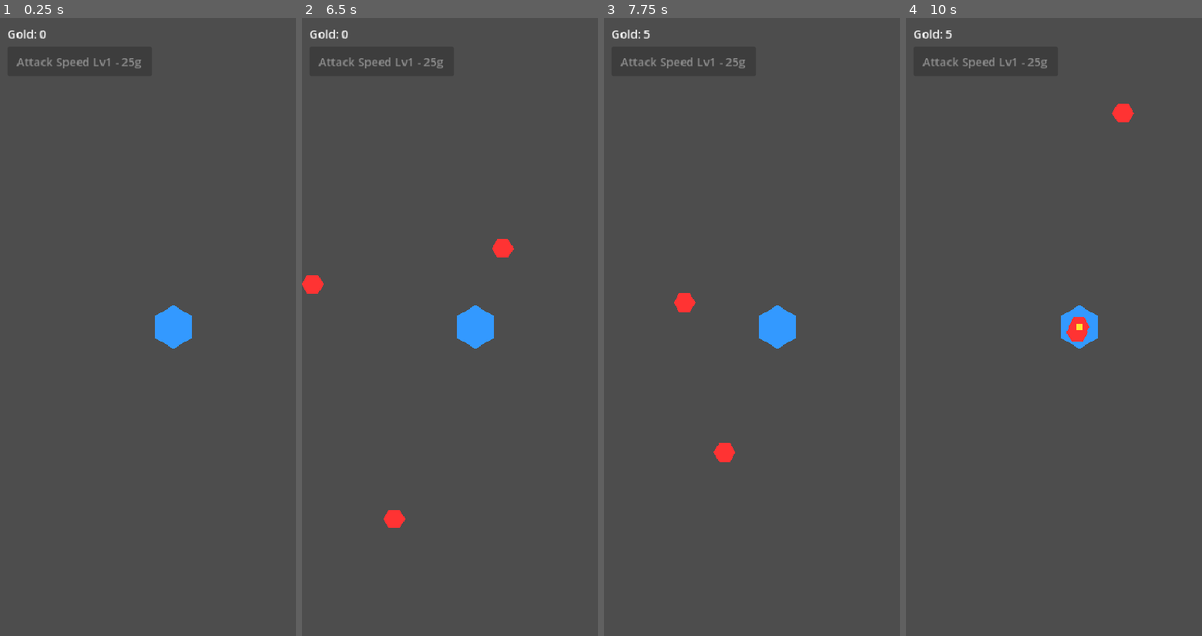
Above: before the commit, frames 1-4 (left to right).
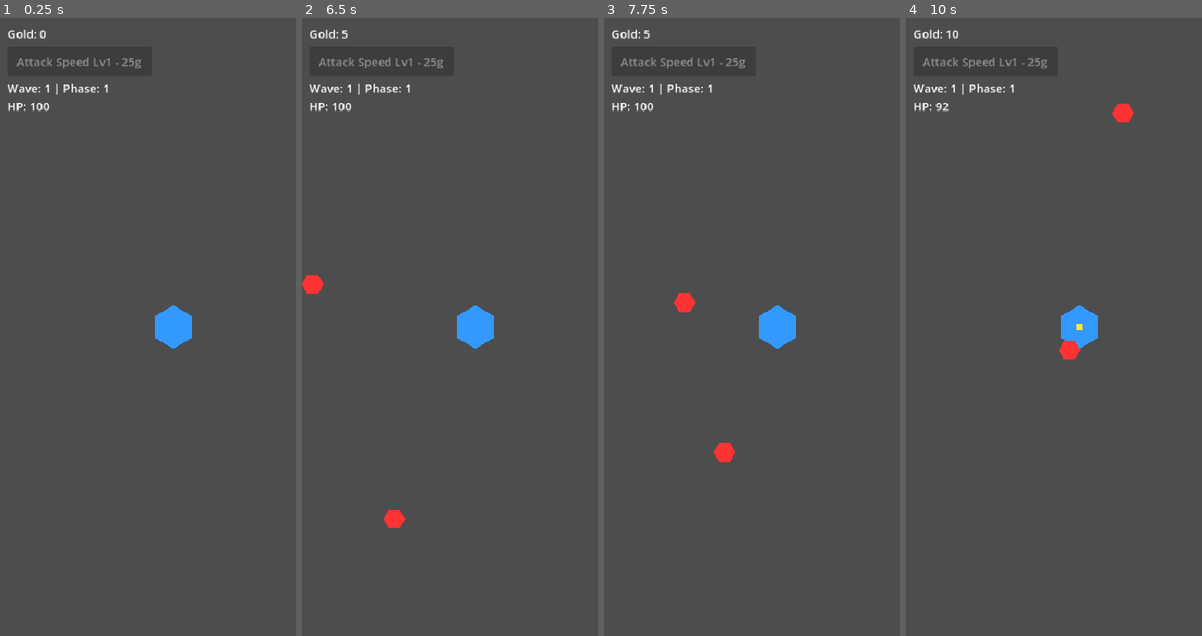
Above: after the commit, the same moments.

Repository: elydarstudio/Base_Defence
Game: Godot game, scene res://main.tscn
Same seed, same stepped clock (60 frames per second), same inputs: the game is played once before the commit and once after it.
Inputs:
- Up to frame 1 (0.25 s): no input
- Up to frame 2 (6.5 s): tap Enter at 0.5, 2 s; tap Space at 1.25 s
- Up to frame 3 (7.75 s): no input
- Up to frame 4 (10 s): no input

The runs differ from the first frame. In frame 1, 0.3% of the frame differs, in the area x 2-37%, y 10-16%; in frame 2, 0.5%; in frame 3, 0.3%; in frame 4, 0.7%, in the area x 2-62%, y 2-56%.

Commit message:
step 5: wave counter, phase tracker, death state, game over screen, melee enemy behavior

Diff:
--- a/base-defence/Scripts/base.gd
+++ b/base-defence/Scripts/base.gd
@@ -1,6 +1,6 @@
 extends Area2D
 
-@export var fire_rate: float = 1.0       # shots per second
+@export var fire_rate: float = 1.0
 @export var bullet_speed: float = 400.0
 @export var bullet_damage: float = 10.0
 @export var detection_radius: float = 250.0
@@ -8,19 +8,22 @@
 var fire_timer: float = 0.0
 var bullet_scene: PackedScene
 
+var max_health: float = 100.0
+var health: float = 100.0
+var main_node: Node = null
+
 func _ready():
-	position = Vector2(240, 427)  # center of 480x854 screen
+	position = Vector2(240, 427)
 	_draw_base()
 
 func _draw_base():
 	var poly = $Visual
-	# Hexagon shape
 	var points = PackedVector2Array()
 	for i in 6:
 		var angle = deg_to_rad(60 * i - 30)
 		points.append(Vector2(cos(angle), sin(angle)) * 30)
 	poly.polygon = points
-	poly.color = Color(0.2, 0.6, 1.0)  # blue
+	poly.color = Color(0.2, 0.6, 1.0)
 
 func _process(delta):
 	fire_timer += delta
@@ -50,5 +53,17 @@
 			nearest = e
 	return nearest
 
+func take_damage(amount: float):
+	health -= amount
+	if main_node != null:
+		main_node.update_health_ui(health)
+	if health <= 0:
+		if main_node != null:
+			main_node.trigger_game_over()
+
+
 func set_bullet_scene(scene: PackedScene):
 	bullet_scene = scene
+
+func set_main(main: Node):
+	main_node = main
--- a/base-defence/Scripts/enemy.gd
+++ b/base-defence/Scripts/enemy.gd
@@ -1,10 +1,16 @@
 extends Area2D
 
 var speed: float = 80.0
-var health: float = 30.0
+var health: float = 15.0
 var base_node: Node2D = null
 var main_node: Node = null
 var currency_value: int = 5
+
+var attack_timer: float = 1.4
+var attack_interval: float = 1.5
+var attack_damage: float = 8.0
+var attack_range: float = 35.0
+var is_attacking: bool = false
 
 func _ready():
 	add_to_group("enemies")
@@ -22,8 +28,21 @@
 func _process(delta):
 	if base_node == null:
 		return
-	var dir = global_position.direction_to(base_node.global_position)
-	global_position += dir * speed * delta
+	var dist = global_position.distance_to(base_node.global_position)
+	if dist > attack_range:
+		# Walk toward base
+		is_attacking = false
+		var dir = global_position.direction_to(base_node.global_position)
+		global_position += dir * speed * delta
+	else:
+		# In range — stop and attack
+		is_attacking = true
+		attack_timer += delta
+		if attack_timer >= attack_interval:
+			attack_timer = 0.0
+			base_node.take_damage(attack_damage)
+			if main_node != null:
+				main_node.update_health_ui(base_node.health)
 
 func take_damage(amount: float):
 	health -= amount
--- a/base-defence/Scripts/main.gd
+++ b/base-defence/Scripts/main.gd
@@ -8,18 +8,27 @@
 
 var currency: int = 0
 
-# Upgrade tracking
 var attack_speed_level: int = 0
 var attack_speed_cost: int = 25
 var attack_speed_max: int = 10
+
+var wave: int = 1
+var enemies_this_wave: int = 0
+var enemies_per_wave: int = 10
+var enemies_killed: int = 0
+var phase: int = 1
+var game_over: bool = false
 
 func _ready():
 	bullet_scene = preload("res://Scenes/Projectile.tscn")
 	enemy_scene = preload("res://Scenes/Enemy.tscn")
 	$Base.set_bullet_scene(bullet_scene)
+	$Base.set_main(self)
 	_update_ui()
 
 func _process(delta):
+	if game_over:
+		return
 	spawn_timer += delta
 	if spawn_timer >= spawn_interval:
 		spawn_timer = 0.0
@@ -30,13 +39,41 @@
 	add_child(e)
 	e.setup($Base, self)
 	e.global_position = _random_edge_position()
+	enemies_this_wave += 1
 
 func add_currency(amount: int):
 	currency += amount
+	enemies_killed += 1
+	_check_wave_complete()
 	_update_ui()
+
+func _check_wave_complete():
+	if enemies_killed >= enemies_per_wave * wave:
+		wave += 1
+		if wave > 20:
+			wave = 1
+			phase += 1
+			spawn_interval = max(0.5, spawn_interval * 0.85)
+		enemies_per_wave = int(enemies_per_wave * 1.1)
+		spawn_interval = max(0.5, 2.0 - (wave * 0.05))
+		_update_ui()
+
+func update_health_ui(hp: float):
+	$UI/BaseHealthLabel.text = "HP: " + str(int(hp))
+
+func trigger_game_over():
+	game_over = true
+	$UI/GameOverScreen.visible = true
+	$UI/GameOverScreen/PhaseLabel.text = "Phase Reached: " + str(phase)
+	get_tree().paused = true
+
+func _on_restart_button_pressed():
+	get_tree().paused = false
+	get_tree().reload_current_scene()
 
 func _update_ui():
 	$UI/CurrencyLabel.text = "Gold: " + str(currency)
+	$UI/WaveLabel.text = "Wave: " + str(wave) + " | Phase: " + str(phase)
 	var btn = $UI/UpgradeButton
 	if attack_speed_level >= attack_speed_max:
 		btn.text = "Attack Speed - MAXED"
@@ -52,8 +89,8 @@
 		return
 	currency -= attack_speed_cost
 	attack_speed_level += 1
-	attack_speed_cost = int(attack_speed_cost * 1.4)  # scaling cost
-	$Base.fire_rate += 0.5  # each level adds 0.5 shots/sec
+	attack_speed_cost = int(attack_speed_cost * 1.4)
+	$Base.fire_rate += 0.5
 	_update_ui()
 
 func _random_edge_position() -> Vector2:
--- a/base-defence/main.tscn
+++ b/base-defence/main.tscn
@@ -33,4 +33,50 @@
 offset_bottom = 80.0
 text = "Attack Speed - 25g"
 
+[node name="WaveLabel" type="Label" parent="UI" unique_id=1398830171]
+offset_left = 10.0
+offset_top = 85.0
+offset_right = 70.0
+offset_bottom = 108.0
+text = "Wave: 1"
+
+[node name="BaseHealthLabel" type="Label" parent="UI" unique_id=1943597403]
+offset_left = 10.0
+offset_top = 110.0
+offset_right = 68.0
+offset_bottom = 133.0
+text = "HP: 100"
+
+[node name="GameOverScreen" type="ColorRect" parent="UI" unique_id=1276885533]
+process_mode = 3
+visible = false
+offset_right = 480.0
+offset_bottom = 854.0
+color = Color(0, 0, 0, 0.003921569)
+
+[node name="GameOverLabel" type="Label" parent="UI/GameOverScreen" unique_id=902884280]
+layout_mode = 0
+offset_left = 140.0
+offset_top = 300.0
+offset_right = 232.0
+offset_bottom = 323.0
+text = "GAME OVER"
+
+[node name="PhaseLabel" type="Label" parent="UI/GameOverScreen" unique_id=1105267217]
+layout_mode = 0
+offset_left = 160.0
+offset_top = 360.0
+offset_right = 225.0
+offset_bottom = 383.0
+text = "Phase: 1"
+
+[node name="RestartButton" type="Button" parent="UI/GameOverScreen" unique_id=1824560948]
+layout_mode = 0
+offset_left = 165.0
+offset_top = 430.0
+offset_right = 315.0
+offset_bottom = 480.0
+text = "Run Again"
+
 [connection signal="pressed" from="UI/UpgradeButton" to="." method="_on_upgrade_button_pressed"]
+[connection signal="pressed" from="UI/GameOverScreen/RestartButton" to="." method="_on_restart_button_pressed"]
